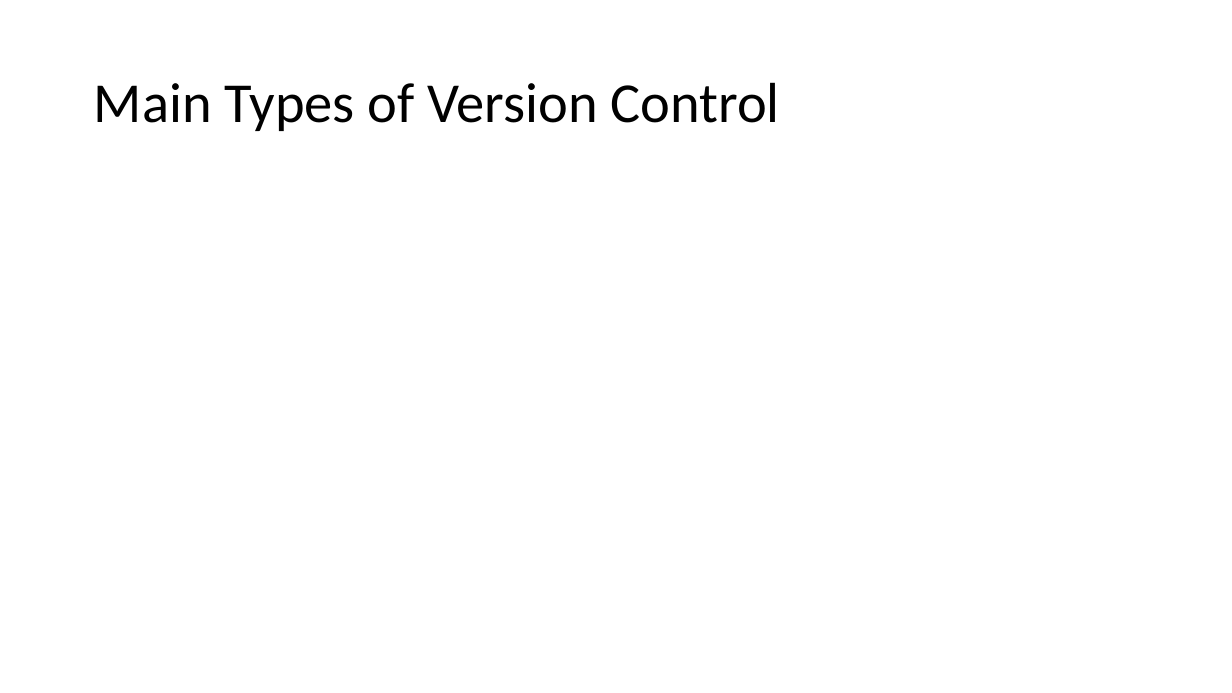
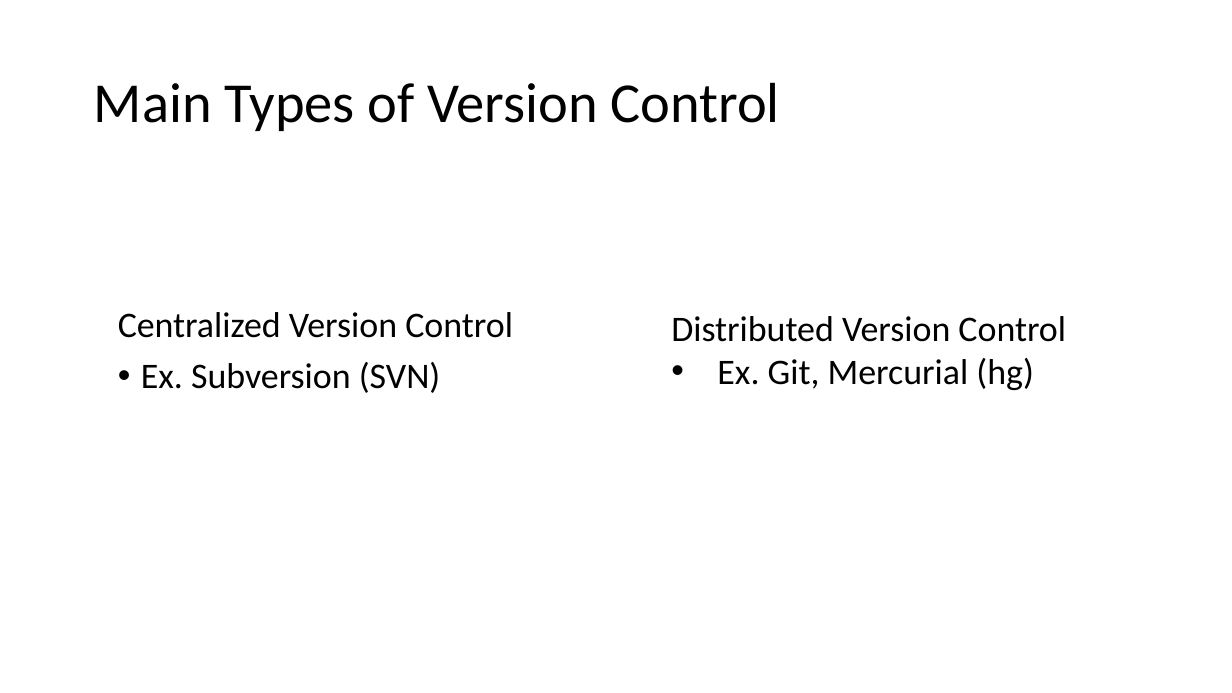
Before and after one commit to jbm950/personal_projects, a slide deck: slide 7 of git_presentation/git_presentation.pptx. Drawn at 1232x693 pixels with LibreOffice and Linux fonts; fonts in the diff are those of the drawing. Boxes give left, top, right and bottom in pixels: in the first picture for what was removed or moved away, otherwise in the second. Text is boxed around its words. In the diff, an @@ line names an element or a change of style, - is before the commit and + after.

```diff
--- a/git_presentation/git_presentation.pptx
+++ b/git_presentation/git_presentation.pptx
@@ text added at [118,312,513,393], 28 pt, text #000000 @@
+Centralized Version Control
+• Ex. Subversion (SVN)
@@ text added at [671,316,1066,390], 28 pt, text #000000 @@
+Distributed Version Control
+• Ex. Git, Mercurial (hg)
```
Also in this commit, not shown: 3 other slides changed.
